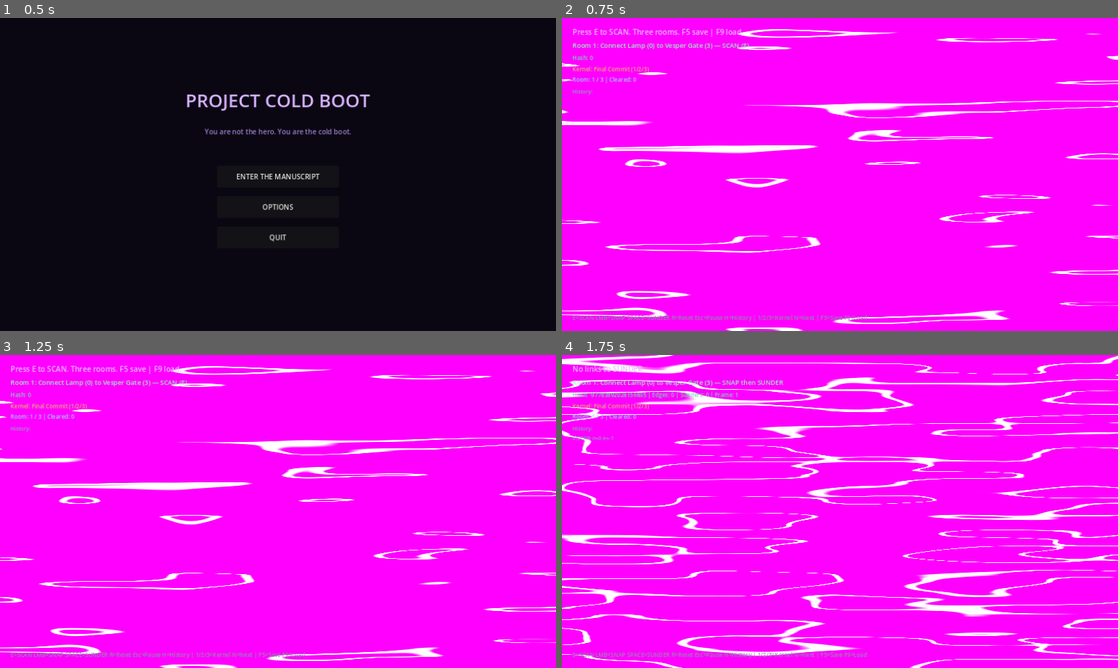
Above: before the commit, frames 1-4 (two rows, left to right).
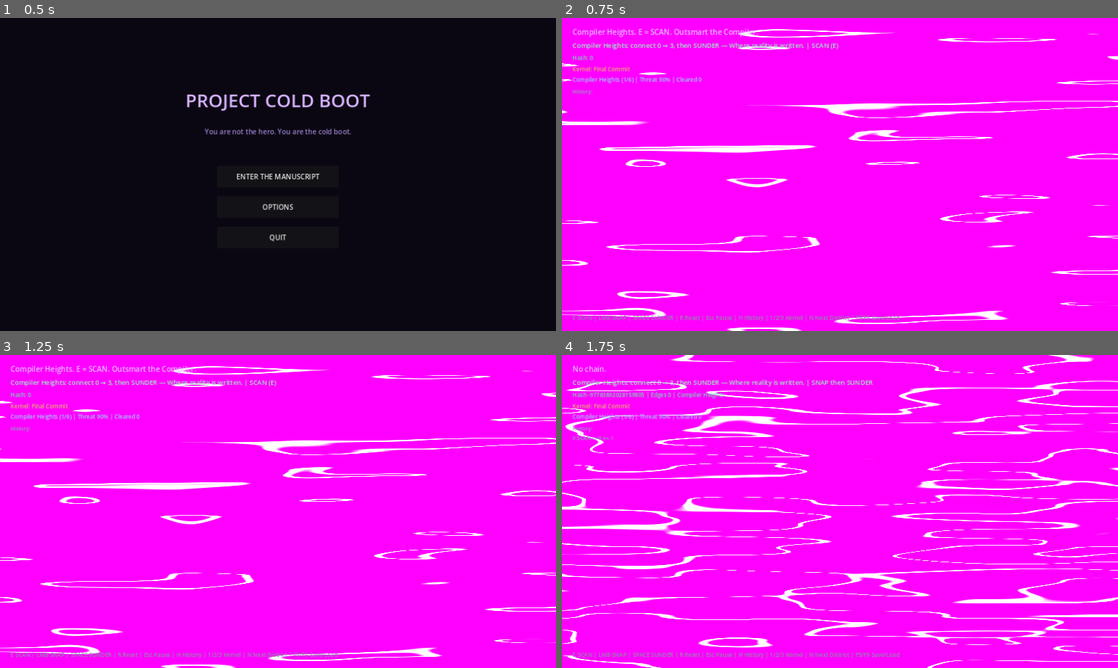
Above: after the commit, the same moments.

Repository: beyond-repair/Project-Cold-Boot
Game: Godot game, scene res://scenes/main_menu/MainMenu.tscn
The game is run twice, just before and just after one commit, with the same random seed, the same clock (stepped at 60 frames per second) and the same inputs.
Inputs (mouse positions are in pixels of both pictures, inside the frame that each line leads up to):
- Up to frame 1 (0.5 s): no input
- Up to frame 2 (0.75 s): click "ENTER THE MANUSCRIPT" at 0.5 s
- Up to frame 3 (1.25 s): no input
- Up to frame 4 (1.75 s): tap E (scan) at 1.25 s; move the mouse to (962, 495) at 1.27 s; hold E (scan) from 1.28 s (still down); click (962, 495) at 1.42 s; tap Space (sunder) at 1.55 s

Frame 1 is identical in both runs. In frame 2, 4.2% of the frame differs, in the area x 0-100%, y 3-100%; in frame 3, 4.2%; in frame 4, 23%, in the area x 0-100%, y 0-100%.

Commit message:
Continue: District spine + Compiler Heights room + Dark City lineage note
- Six districts selectable progression (Compiler Heights first)
- Room layouts named to districts
- Objective text district-aware
- docs/INFLUENCES.md (Dark City kinship, not clone)
- Keep loop, save/load, kernels, art lock

Diff:
--- a/godot/scripts/systems/GameState.gd
+++ b/godot/scripts/systems/GameState.gd
@@ -1,5 +1,5 @@
 extends Node
-## DLRSE simulation — continued build: 3 rooms.
+## District-aware simulation spine.
 
 signal graph_changed
 signal frame_committed(frame_id: int, hash: int)
@@ -16,9 +16,18 @@
 const QUANT_SCALE := 1000
 const MAX_MUTATIONS_PER_FRAME := 16
 const MAX_HISTORY := 64
-const MAX_ROOM := 3
 
 enum Kernel { FINAL_COMMIT, FORCE_REVERT, KEEP_DRAFTING }
+
+# District order matches VISUAL_BIBLE / DISTRICTS.md
+const DISTRICTS := [
+	{"id": 1, "name": "Compiler Heights", "threat": 0.9, "blurb": "Where reality is written."},
+	{"id": 2, "name": "Static Market", "threat": 0.68, "blurb": "Trade in what was. Buy what could be."},
+	{"id": 3, "name": "Ghost Rail", "threat": 0.5, "blurb": "Transit between impossible places."},
+	{"id": 4, "name": "Rollback District", "threat": 0.7, "blurb": "Break the 47-second cycle."},
+	{"id": 5, "name": "Dead Repository", "threat": 0.82, "blurb": "Archives of what never was."},
+	{"id": 6, "name": "The Sink", "threat": 0.95, "blurb": "Where deleted realities go to die."}
+]
 
 var frame_id: int = 0
 var mutation_log: Array[Dictionary] = []
@@ -39,6 +48,13 @@
 func _ready() -> void:
 	reset_demo()
 
+func get_district() -> Dictionary:
+	var idx = clamp(current_room - 1, 0, DISTRICTS.size() - 1)
+	return DISTRICTS[idx]
+
+func get_district_name() -> String:
+	return str(get_district().name)
+
 func set_kernel(k: Kernel) -> void:
 	current_kernel = k
 	var names = ["Final Commit", "Force Revert", "Keep Drafting"]
@@ -70,7 +86,7 @@
 	graph_changed.emit()
 
 func go_to_room(room_id: int) -> void:
-	current_room = clamp(room_id, 1, MAX_ROOM)
+	current_room = clamp(room_id, 1, DISTRICTS.size())
 	mutation_log.clear()
 	edges.clear()
 	scanned = false
@@ -83,37 +99,55 @@
 	graph_changed.emit()
 
 func next_room() -> void:
-	if current_room < MAX_ROOM:
+	if current_room < DISTRICTS.size():
 		go_to_room(current_room + 1)
 	else:
-		# Loop back for endless practice or stay on 3
 		go_to_room(1)
 
 func _load_room(room_id: int) -> void:
 	nodes.clear()
 	match room_id:
-		1:
-			_add_node(0, _q(Vector3(-4, 0, 0)), 1, "Vesper_Lamp")
-			_add_node(1, _q(Vector3(-1.5, 0, 2)), 1, "Vesper_Conduit")
+		1: # Compiler Heights — mixed, tutorial clarity
+			_add_node(0, _q(Vector3(-4, 0, 0)), 1, "Orpheus_Lamp")
+			_add_node(1, _q(Vector3(-1.5, 0, 2)), 1, "Security_Grid")
 			_add_node(2, _q(Vector3(1.5, 0, 1)), 0, "Necro_Spire")
-			_add_node(3, _q(Vector3(4, 0, -1)), 1, "Vesper_Gate")
-			_add_node(4, _q(Vector3(0, 0, -3)), 0, "Necro_Anchor")
-		2:
-			_add_node(0, _q(Vector3(-3, 0, 1)), 0, "Necro_Root")
-			_add_node(1, _q(Vector3(0, 0, 2.5)), 1, "Vesper_Relay")
-			_add_node(2, _q(Vector3(3, 0, 0.5)), 0, "Necro_Vault")
-			_add_node(3, _q(Vector3(0, 0, -2.5)), 1, "Vesper_Exit")
-			_add_node(4, _q(Vector3(-2, 0, -1)), 0, "Necro_Echo")
-			_add_node(5, _q(Vector3(2, 0, -1.5)), 1, "Vesper_Lock")
-		3:
-			# Heavier Necropolis pressure — more Layer 0 nodes
-			_add_node(0, _q(Vector3(-3.5, 0, 0)), 0, "Necro_Heart")
-			_add_node(1, _q(Vector3(-1, 0, 2)), 0, "Necro_Rib")
-			_add_node(2, _q(Vector3(1.5, 0, 2.2)), 1, "Vesper_Spike")
-			_add_node(3, _q(Vector3(3.5, 0, 0)), 0, "Necro_Gate")
-			_add_node(4, _q(Vector3(0, 0, -2.8)), 1, "Vesper_Thin")
-			_add_node(5, _q(Vector3(-2, 0, -1.5)), 0, "Necro_Ash")
-			_add_node(6, _q(Vector3(2, 0, -1.2)), 0, "Necro_Seal")
+			_add_node(3, _q(Vector3(4, 0, -1)), 1, "Core_Gate")
+			_add_node(4, _q(Vector3(0, 0, -3)), 0, "Rule_Terminal")
+		2: # Static Market
+			_add_node(0, _q(Vector3(-3, 0, 1)), 0, "Memory_Stall")
+			_add_node(1, _q(Vector3(0, 0, 2.5)), 1, "Fixer_Relay")
+			_add_node(2, _q(Vector3(3, 0, 0.5)), 0, "Black_Ledger")
+			_add_node(3, _q(Vector3(0, 0, -2.5)), 1, "Market_Exit")
+			_add_node(4, _q(Vector3(-2, 0, -1)), 0, "Stolen_Anchor")
+			_add_node(5, _q(Vector3(2, 0, -1.5)), 1, "Betrayal_Lock")
+		3: # Ghost Rail
+			_add_node(0, _q(Vector3(-3.5, 0, 0)), 1, "Platform_A")
+			_add_node(1, _q(Vector3(-1, 0, 2)), 0, "Nowhere_Track")
+			_add_node(2, _q(Vector3(1.5, 0, 2)), 1, "Yesterday_Car")
+			_add_node(3, _q(Vector3(3.5, 0, 0)), 1, "Departure_Gate")
+			_add_node(4, _q(Vector3(0, 0, -2.5)), 0, "Schedule_Glitch")
+		4: # Rollback District
+			_add_node(0, _q(Vector3(-3, 0, 0)), 1, "Loop_Start")
+			_add_node(1, _q(Vector3(0, 0, 2)), 1, "Timer_Node")
+			_add_node(2, _q(Vector3(3, 0, 0)), 0, "Pattern_Echo")
+			_add_node(3, _q(Vector3(0, 0, -2.5)), 1, "Break_Gate")
+			_add_node(4, _q(Vector3(-2, 0, -1)), 0, "Reset_Anchor")
+			_add_node(5, _q(Vector3(2, 0, -1)), 1, "Persistent_Var")
+		5: # Dead Repository
+			_add_node(0, _q(Vector3(-3.5, 0, 0)), 0, "Archive_Root")
+			_add_node(1, _q(Vector3(-1, 0, 2)), 0, "Failed_Timeline")
+			_add_node(2, _q(Vector3(1.5, 0, 2)), 1, "Warden_Seal")
+			_add_node(3, _q(Vector3(3.5, 0, 0)), 0, "Vault_Gate")
+			_add_node(4, _q(Vector3(0, 0, -2.8)), 0, "Erased_Self")
+			_add_node(5, _q(Vector3(-2, 0, -1.5)), 0, "Index_Ash")
+		6: # The Sink
+			_add_node(0, _q(Vector3(-3.5, 0, 0)), 0, "Collapse_Heart")
+			_add_node(1, _q(Vector3(-1, 0, 2)), 0, "Gravity_Fold")
+			_add_node(2, _q(Vector3(1.5, 0, 2.2)), 0, "Null_Rib")
+			_add_node(3, _q(Vector3(3.5, 0, 0)), 0, "Sink_Gate")
+			_add_node(4, _q(Vector3(0, 0, -2.8)), 1, "Last_Vesper")
+			_add_node(5, _q(Vector3(-2, 0, -1.5)), 0, "Deleted_Street")
+			_add_node(6, _q(Vector3(2, 0, -1.2)), 0, "Unraveled_Mind")
 
 func _q(v: Vector3) -> Vector3i:
 	return Vector3i(int(round(v.x * QUANT_SCALE)), int(round(v.y * QUANT_SCALE)), int(round(v.z * QUANT_SCALE)))
@@ -140,7 +174,7 @@
 	if not _validate_budget():
 		return _reject("Budget exceeded")
 	if not _validate_partitions():
-		return _reject("Partition / identity integrity failed")
+		return _reject("Partition integrity failed")
 	if not _validate_graph_sanity():
 		return _reject("Graph sanity failed")
 	mutation_log.sort_custom(func(a, b):
@@ -173,8 +207,6 @@
 	for rec in mutation_log:
 		var nid: int = rec.node
 		if nid < -1 or (nid >= 0 and nid >= nodes.size()):
-			return false
-		if rec.edge >= 0 and rec.edge >= nodes.size():
 			return false
 	return true
 
@@ -216,9 +248,8 @@
 					chain.append(e)
 			sunder_count += 1
 			sunder_executed.emit(chain)
-			var target_id := 3
-			if _has_path(0, target_id):
-				nodes[target_id]["label"] = str(nodes[target_id].label) + "_OPEN"
+			if _has_path(0, 3):
+				nodes[3]["label"] = str(nodes[3].label) + "_OPEN"
 				gate_is_open = true
 				gate_opened.emit()
 				demo_won.emit()
@@ -276,8 +307,5 @@
 	return 1
 
 func get_room_objective() -> String:
-	match current_room:
-		1: return "Room 1: Connect Lamp (0) to Vesper Gate (3)"
-		2: return "Room 2: Connect Necro Root (0) to Vesper Exit (3)"
-		3: return "Room 3: Connect Necro Heart (0) to Necro Gate (3) — heavy Layer 0"
-	return "Connect 0 to 3, then SUNDER"
+	var d = get_district()
+	return "%s: connect 0 → 3, then SUNDER — %s" % [d.name, d.blurb]
--- a/godot/scripts/vertical_slice/VerticalSlice.gd
+++ b/godot/scripts/vertical_slice/VerticalSlice.gd
@@ -1,5 +1,5 @@
 extends Node3D
-## Continued build: 3 rooms, clearer flow.
+## District spine UI + loop.
 
 @onready var status_label: Label = $UI/StatusLabel
 @onready var help_label: Label = $UI/HelpLabel
@@ -29,7 +29,6 @@
 var paused: bool = false
 var show_history: bool = true
 var compositor_mat: ShaderMaterial
-
 const SAVE_PATH := "user://coldboot_run.save"
 
 func _ready() -> void:
@@ -52,8 +51,8 @@
 	_update_objective()
 	_update_kernel_ui()
 	_update_room_ui()
-	_update_ui("Press E to SCAN. Three rooms. F5 save | F9 load.")
-	help_label.text = "E=SCAN LMB=SNAP SPACE=SUNDER R=Reset Esc=Pause H=History | 1/2/3=Kernel N=Next | F5=Save F9=Load"
+	_update_ui("Compiler Heights. E = SCAN. Outsmart the Compiler.")
+	help_label.text = "E SCAN | LMB SNAP | SPACE SUNDER | R Reset | Esc Pause | H History | 1/2/3 Kernel | N Next District | F5/F9 Save/Load"
 
 func _setup_compositor() -> void:
 	if compositor_rect == null:
@@ -70,8 +69,6 @@
 	compositor_mat.set_shader_parameter("layer0_tex", tex0)
 	compositor_mat.set_shader_parameter("layer1_tex", tex1)
 	compositor_mat.set_shader_parameter("bleed_intensity", 0.15)
-	compositor_mat.set_shader_parameter("seam_width", 0.04)
-	compositor_mat.set_shader_parameter("warp_strength", 0.55)
 	compositor_mat.set_shader_parameter("violet_seam", Color(0.82, 0.35, 1.0))
 	compositor_mat.set_shader_parameter("seam_emission", 4.5)
 	compositor_rect.material = compositor_mat
@@ -83,8 +80,8 @@
 func _apply_atmosphere() -> void:
 	var floor_mat := StandardMaterial3D.new()
 	floor_mat.albedo_color = Color(0.03, 0.03, 0.05)
-	floor_mat.metallic = 0.7
-	floor_mat.roughness = 0.25
+	floor_mat.metallic = 0.75
+	floor_mat.roughness = 0.22
 	floor_mesh.material_override = floor_mat
 	var aud_mat := StandardMaterial3D.new()
 	aud_mat.albedo_color = Color(0.06, 0.06, 0.08)
@@ -106,7 +103,7 @@
 	seam_mat.shading_mode = BaseMaterial3D.SHADING_MODE_UNSHADED
 	bleed_seam.material_override = seam_mat
 
-func _process(_delta: float) -> void:
+func _process(_d: float) -> void:
 	if cam_main and cam_l0 and cam_l1:
 		cam_l0.global_transform = cam_main.global_transform
 		cam_l1.global_transform = cam_main.global_transform
@@ -138,8 +135,8 @@
 					sable_mesh.visible = false
 					win_panel.visible = false
 					selected_node = -1
-					_set_bleed(0.15)
-					_update_ui("Room %d. %s" % [GameState.current_room, GameState.get_room_objective()])
+					_set_bleed(0.12 + GameState.get_district().threat * 0.15)
+					_update_ui("Entered %s. %s" % [GameState.get_district_name(), GameState.get_district().blurb])
 				return
 			KEY_F5:
 				_save_run()
@@ -161,77 +158,44 @@
 		_try_select_node()
 
 func _save_run() -> void:
-	var data := {
-		"frame_id": GameState.frame_id,
-		"current_room": GameState.current_room,
-		"current_kernel": GameState.current_kernel,
-		"rooms_completed": GameState.rooms_completed,
-		"scanned": GameState.scanned,
-		"gate_is_open": GameState.gate_is_open,
-		"snap_count": GameState.snap_count,
-		"sunder_count": GameState.sunder_count,
-		"auditor_active": GameState.auditor_active,
-		"last_hash": GameState.last_hash,
-		"history": GameState.history.duplicate(true),
-		"edges": GameState.edges.duplicate(true),
-		"nodes_locked": [],
-		"nodes_revealed": []
-	}
+	var data := {"frame_id": GameState.frame_id, "current_room": GameState.current_room, "current_kernel": GameState.current_kernel, "rooms_completed": GameState.rooms_completed, "scanned": GameState.scanned, "gate_is_open": GameState.gate_is_open, "snap_count": GameState.snap_count, "sunder_count": GameState.sunder_count, "auditor_active": GameState.auditor_active, "last_hash": GameState.last_hash, "history": GameState.history.duplicate(true), "edges": GameState.edges.duplicate(true), "nodes_locked": [], "nodes_revealed": []}
 	for n in GameState.nodes:
-		if n.locked:
-			data.nodes_locked.append(n.id)
-		if n.revealed:
-			data.nodes_revealed.append(n.id)
+		if n.locked: data.nodes_locked.append(n.id)
+		if n.revealed: data.nodes_revealed.append(n.id)
 	var file := FileAccess.open(SAVE_PATH, FileAccess.WRITE)
 	if file:
 		file.store_string(JSON.stringify(data))
 		file.close()
 		_update_ui("Saved.")
-	else:
-		_update_ui("Save failed.")
 
 func _load_run() -> void:
 	if not FileAccess.file_exists(SAVE_PATH):
 		_update_ui("No save.")
 		return
 	var file := FileAccess.open(SAVE_PATH, FileAccess.READ)
-	if file == null:
-		_update_ui("Load failed.")
-		return
 	var data = JSON.parse_string(file.get_as_text())
 	file.close()
 	if typeof(data) != TYPE_DICTIONARY:
-		_update_ui("Save corrupt.")
 		return
 	GameState.go_to_room(int(data.get("current_room", 1)))
 	GameState.current_kernel = int(data.get("current_kernel", 0))
 	GameState.rooms_completed = int(data.get("rooms_completed", 0))
-	GameState.frame_id = int(data.get("frame_id", 0))
 	GameState.scanned = bool(data.get("scanned", false))
 	GameState.gate_is_open = bool(data.get("gate_is_open", false))
-	GameState.snap_count = int(data.get("snap_count", 0))
-	GameState.sunder_count = int(data.get("sunder_count", 0))
-	GameState.auditor_active = bool(data.get("auditor_active", false))
-	GameState.last_hash = int(data.get("last_hash", 0))
+	GameState.edges = data.get("edges", [])
 	GameState.history = data.get("history", [])
-	GameState.edges = data.get("edges", [])
 	var locked: Array = data.get("nodes_locked", [])
-	var revealed: Array = data.get("nodes_revealed", [])
 	for n in GameState.nodes:
 		n.locked = n.id in locked
-		n.revealed = n.id in revealed or GameState.scanned
+		n.revealed = GameState.scanned
 	demo_complete = GameState.gate_is_open
 	auditor_mesh.visible = GameState.auditor_active
 	sable_mesh.visible = GameState.gate_is_open
 	win_panel.visible = GameState.gate_is_open
-	bleed_seam.visible = GameState.scanned
-	_set_bleed(0.45 if GameState.scanned else 0.15)
 	GameState.graph_changed.emit()
 	_update_objective()
-	_update_kernel_ui()
 	_update_room_ui()
-	_update_history()
-	_update_ui("Loaded.")
+	_update_ui("Loaded — %s" % GameState.get_district_name())
 
 func _toggle_pause() -> void:
 	paused = not paused
@@ -247,45 +211,37 @@
 	win_panel.visible = false
 	bleed_seam.visible = false
 	_set_bleed(0.15)
-	_update_ui("Reset. E to SCAN.")
+	_update_ui("Reset. %s" % GameState.get_district_name())
 	_update_objective()
-	_update_history()
 	_update_room_ui()
 
 func _do_scan() -> void:
 	if GameState.scanned:
-		_update_ui("Already scanned.")
 		return
 	GameState.begin_frame()
 	GameState.log_mutation("SCAN", 0, -1, [], 0)
-	if not GameState.commit_frame():
-		_update_ui("Rejected: %s" % GameState.last_reject_reason)
-		return
-	_set_bleed(0.45)
-	_update_ui("SCAN done. SNAP nodes, then SUNDER.")
-	_update_objective()
-	_update_history()
+	if GameState.commit_frame():
+		_set_bleed(0.35 + GameState.get_district().threat * 0.25)
+		_update_ui("SCAN — anchors live in %s" % GameState.get_district_name())
+		_update_objective()
 
 func _try_select_node() -> void:
 	if not GameState.scanned:
-		_update_ui("Scan first (E).")
+		_update_ui("SCAN first (E).")
 		return
 	var cam := get_viewport().get_camera_3d()
 	if cam == null:
 		return
-	var mouse := get_viewport().get_mouse_position()
-	var from := cam.project_ray_origin(mouse)
-	var dir := cam.project_ray_normal(mouse)
-	var space := get_world_3d().direct_space_state
-	var query := PhysicsRayQueryParameters3D.create(from, from + dir * 100.0)
-	var result := space.intersect_ray(query)
+	var from := cam.project_ray_origin(get_viewport().get_mouse_position())
+	var dir := cam.project_ray_normal(get_viewport().get_mouse_position())
+	var result := get_world_3d().direct_space_state.intersect_ray(PhysicsRayQueryParameters3D.create(from, from + dir * 100.0))
 	if result.is_empty():
 		return
 	var collider = result.collider
 	if collider and collider.has_meta("node_id"):
 		var id: int = collider.get_meta("node_id")
 		if GameState.nodes[id].locked:
-			_update_ui("Locked by Auditor.")
+			_update_ui("Auditor lock.")
 			return
 		if selected_node == -1:
 			selected_node = id
@@ -297,86 +253,73 @@
 func _do_snap(from_id: int, to_id: int) -> void:
 	GameState.begin_frame()
 	GameState.log_mutation("SNAP", from_id, to_id, [], 0)
-	var threshold = GameState.get_auditor_lock_threshold()
-	if GameState.snap_count >= threshold and not GameState.auditor_active:
-		var lock_target = mini(2, GameState.nodes.size() - 1)
-		GameState.log_mutation("AUD_LOCK", lock_target, -1, [], 2)
-	if not GameState.commit_frame():
-		_update_ui("Rejected: %s" % GameState.last_reject_reason)
-		return
-	_update_objective()
-	_update_history()
+	if GameState.snap_count >= GameState.get_auditor_lock_threshold() and not GameState.auditor_active:
+		GameState.log_mutation("AUD_LOCK", mini(2, GameState.nodes.size() - 1), -1, [], 2)
+	if GameState.commit_frame():
+		_update_objective()
 
 func _do_sunder() -> void:
 	if GameState.edges.is_empty():
-		_update_ui("No links to SUNDER.")
+		_update_ui("No chain.")
 		return
 	GameState.begin_frame()
 	GameState.log_mutation("SUNDER", 0, -1, [], 0)
-	if not GameState.commit_frame():
-		_update_ui("Rejected: %s" % GameState.last_reject_reason)
-		return
-	_update_objective()
-	_update_history()
+	if GameState.commit_frame():
+		_update_objective()
 
 func _on_scan() -> void:
 	bleed_seam.visible = true
 
-func _on_snap(from_id: int, to_id: int) -> void:
-	_update_ui("SNAP %d → %d" % [from_id, to_id])
-
-func _on_sunder(chain: Array) -> void:
-	if GameState.gate_is_open:
-		_update_ui("OPEN. N = next room.")
-	else:
-		_update_ui("SUNDER (%d). Path 0→3 incomplete." % chain.size())
+func _on_snap(a: int, b: int) -> void:
+	_update_ui("SNAP %d → %d" % [a, b])
+
+func _on_sunder(_c: Array) -> void:
+	_update_ui("SUNDER — gate open." if GameState.gate_is_open else "SUNDER — path 0→3 incomplete.")
 
 func _on_auditor() -> void:
 	auditor_mesh.visible = true
-	_update_ui("AUDITOR lock. Kernel: %s" % GameState.get_kernel_name())
+	_update_ui("AUDITOR — %s" % GameState.get_kernel_name())
 
 func _on_win() -> void:
 	demo_complete = true
 	sable_mesh.visible = true
 	win_panel.visible = true
-	_set_bleed(0.62)
-	_update_ui("Room %d clear. N next | F5 save." % GameState.current_room)
+	_set_bleed(0.7)
+	_update_ui("%s rewritten. N = next district." % GameState.get_district_name())
 
 func _on_room_changed(_id: int) -> void:
 	_update_room_ui()
 	_update_objective()
 	bleed_seam.visible = false
 
-func _on_kernel_changed(name: String) -> void:
+func _on_kernel_changed(n: String) -> void:
 	_update_kernel_ui()
-	_update_ui("Kernel: %s" % name)
-
-func _on_committed(_fid: int, h: int) -> void:
-	hash_label.text = "Hash: %d | Edges: %d | Sunders: %d | Frame: %d" % [h, GameState.edges.size(), GameState.sunder_count, _fid]
-	_update_history()
-
-func _on_validation_failed(reason: String) -> void:
-	_update_ui("Fail: %s" % reason)
+	_update_ui("Kernel: %s" % n)
+
+func _on_committed(_f: int, h: int) -> void:
+	hash_label.text = "Hash %d | Edges %d | %s" % [h, GameState.edges.size(), GameState.get_district_name()]
+	history_label.text = "History:\n" + GameState.get_history_summary()
+
+func _on_validation_failed(r: String) -> void:
+	_update_ui("Reject: %s" % r)
 
 func _update_ui(msg: String) -> void:
 	status_label.text = msg
 
 func _update_objective() -> void:
 	if not GameState.scanned:
-		objective_label.text = GameState.get_room_objective() + " — SCAN (E)"
+		objective_label.text = GameState.get_room_objective() + " | SCAN (E)"
 	elif not GameState.gate_is_open:
-		objective_label.text = GameState.get_room_objective() + " — SNAP then SUNDER"
+		objective_label.text = GameState.get_room_objective() + " | SNAP then SUNDER"
 	else:
-		objective_label.text = "Room %d complete — N next" % GameState.current_room
-
-func _update_history() -> void:
-	history_label.text = "History:\n" + GameState.get_history_summary()
+		objective_label.text = GameState.get_district_name() + " clear — N next"
 
 func _update_kernel_ui() -> void:
-	kernel_label.text = "Kernel: %s (1/2/3)" % GameState.get_kernel_name()
+	kernel_label.text = "Kernel: %s" % GameState.get_kernel_name()
 
 func _update_room_ui() -> void:
-	room_label.text = "Room: %d / 3 | Cleared: %d" % [GameState.current_room, GameState.rooms_completed]
+	var d = GameState.get_district()
+	room_label.text = "%s (%d/%d) | Threat %d%% | Cleared %d" % [d.name, GameState.current_room, GameState.DISTRICTS.size(), int(d.threat * 100), GameState.rooms_completed]
 
 func _rebuild_visuals() -> void:
 	for c in node_container.get_children():
@@ -391,10 +334,7 @@
 		sphere.height = 0.76
 		mi.mesh = sphere
 		var mat := StandardMaterial3D.new()
-		if n.layer == 0:
-			mat.albedo_color = Color(0.28, 0.06, 0.38)
-		else:
-			mat.albedo_color = Color(0.12, 0.35, 0.55)
+		mat.albedo_color = Color(0.28, 0.06, 0.38) if n.layer == 0 else Color(0.12, 0.35, 0.55)
 		mat.metallic = 0.35
 		mat.roughness = 0.3
 		if n.revealed or GameState.scanned:
@@ -404,9 +344,7 @@
 		if n.locked:
 			mat.albedo_color = Color(0.55, 0.08, 0.1)
 			mat.emission = Color(1.0, 0.15, 0.2)
-			mat.emission_energy_multiplier = 4.0
 		if str(n.label).ends_with("_OPEN"):
-			mat.albedo_color = Color(0.15, 0.7, 0.35)
 			mat.emission = Color(0.3, 1.0, 0.55)
 		mi.material_override = mat
 		mi.position = GameState.get_node_pos(n.id)
@@ -419,15 +357,14 @@
 		body.add_child(col)
 		body.set_meta("node_id", n.id)
 		mi.add_child(body)
-		node_meshes[n.id] = mi
 	for e in GameState.edges:
-		var from_pos: Vector3 = GameState.get_node_pos(e.from)
-		var to_pos: Vector3 = GameState.get_node_pos(e.to)
+		var a: Vector3 = GameState.get_node_pos(e.from)
+		var b: Vector3 = GameState.get_node_pos(e.to)
 		var mi := MeshInstance3D.new()
 		var cyl := CylinderMesh.new()
 		cyl.top_radius = 0.07
 		cyl.bottom_radius = 0.07
-		cyl.height = from_pos.distance_to(to_pos)
+		cyl.height = a.distance_to(b)
 		mi.mesh = cyl
 		var mat := StandardMaterial3D.new()
 		mat.shading_mode = BaseMaterial3D.SHADING_MODE_UNSHADED
@@ -436,7 +373,7 @@
 		mat.emission = Color(0.85, 0.35, 1.0)
 		mat.emission_energy_multiplier = 6.0
 		mi.material_override = mat
-		mi.position = (from_pos + to_pos) / 2.0
-		mi.look_at(to_pos, Vector3.UP)
+		mi.position = (a + b) / 2.0
+		mi.look_at(b, Vector3.UP)
 		mi.rotate_object_local(Vector3.RIGHT, PI / 2.0)
 		edge_container.add_child(mi)
Not shown, added: docs/INFLUENCES.md
Not shown, changed: docs/STATUS.md
